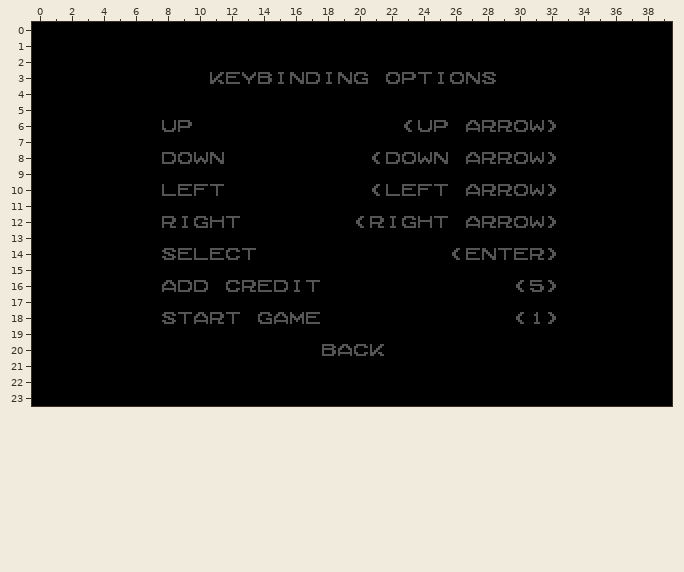
Tiled map: tiled/coco-keybind-options-screen.tmx. The picture above is the old version.
Cells are 8x8 px. Shown: x 0..39, y 0..23.
Now the later version:
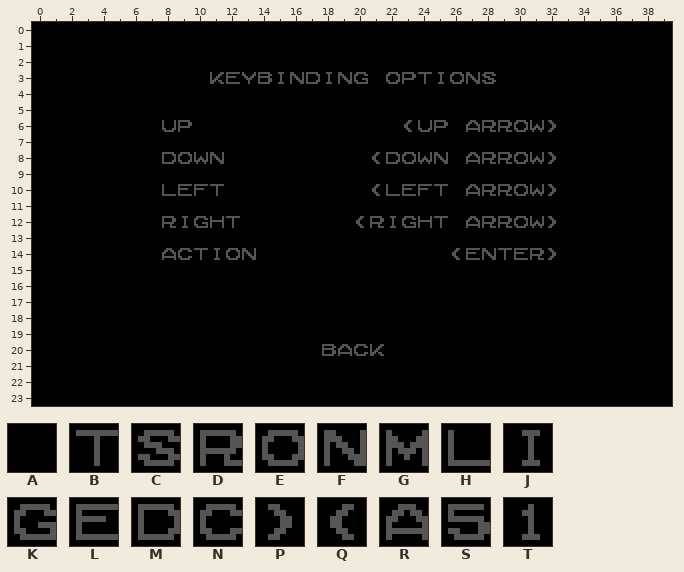
Key: from "chars_raw2bpp": A 7, B 32, C 48, D 64, E 112, F 128, G 144, H 160, J 208, K 240, L 272, M 288, N 304, P 305, Q 321, R 336, S 416, T 480.
_ is an empty cell.
Tiles of an added or newly shown layer are drawn over the layers below it.
The exact change:
Layer "Background" (added):
The edit adds tile A in row 16 at x 8 to 10 and 12 to 17; in row 18 at x 8 to 12 and 14 to 17.
Layer "Options Screen":
Tile H gives way to tile B in row 14 at x 10.
Tile N gives way to tile E in row 14 at x 12.
Tile B gives way to tile F in row 14 at x 13.
Tile L gives way to tile J in row 14 at x 11.
Tile L gives way to tile N in row 14 at x 9.
Tile C gives way to tile R in row 14 at x 8.
Tile B is removed in row 16 at x 17; in row 18 at x 9 and 12.
Tile C is removed in row 18 at x 8.
Tile D is removed in row 16 at x 13; in row 18 at x 11.
Tile G is removed in row 18 at x 16.
Tile J is removed in row 16 at x 16.
Tile K is removed in row 18 at x 14.
Tile L is removed in row 16 at x 14; in row 18 at x 17.
Tile M is removed in row 16 at x 9 to 10 and 15.
Tile N is removed in row 16 at x 12.
Tile R is removed in row 16 at x 8; in row 18 at x 10 and 15.
Tile S is removed in row 16 at x 31.
Tile T is removed in row 18 at x 31.
Layer "Selected Option":
Tile P gives way to tile A in row 16 at x 32; in row 18 at x 32.
Tile Q gives way to tile A in row 16 at x 30; in row 18 at x 30.
The edit adds tile A in row 16 at x 31; in row 18 at x 31.
Pixel boxes of the changes (left, top, right, bottom) in both pictures:
changed: (162, 248, 256, 260)
changed: (162, 280, 208, 292)
changed: (226, 280, 320, 292)
changed: (516, 280, 556, 292)
changed: (162, 312, 240, 324)
changed: (258, 312, 320, 324)
changed: (516, 312, 556, 324)
